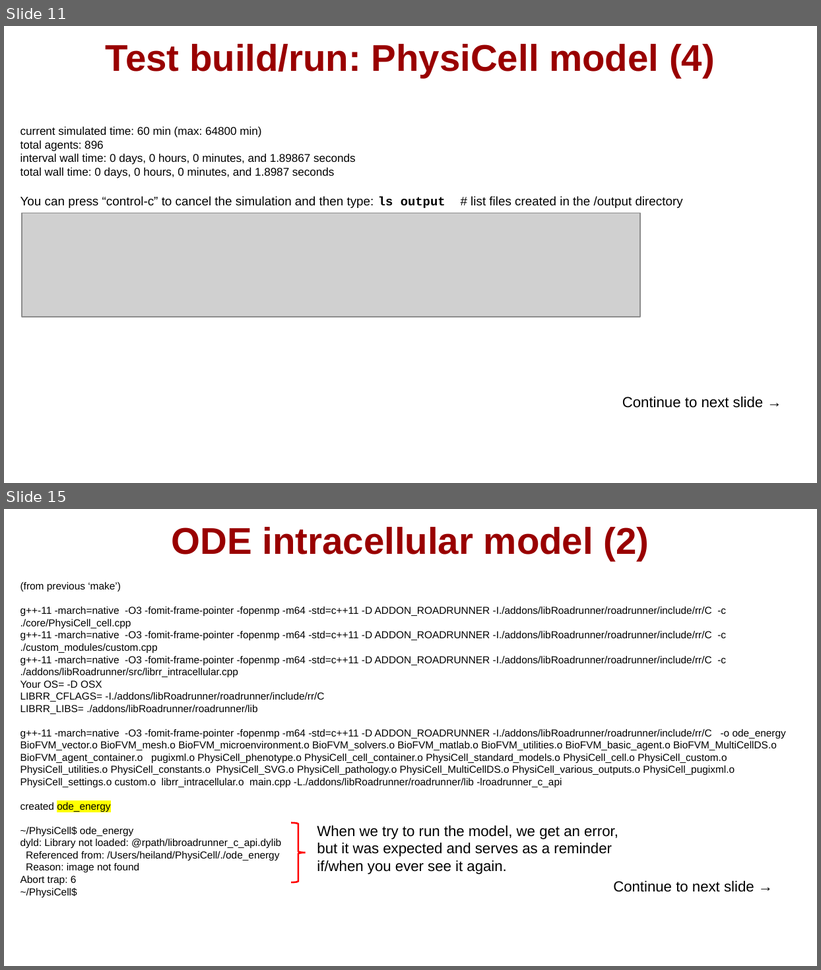
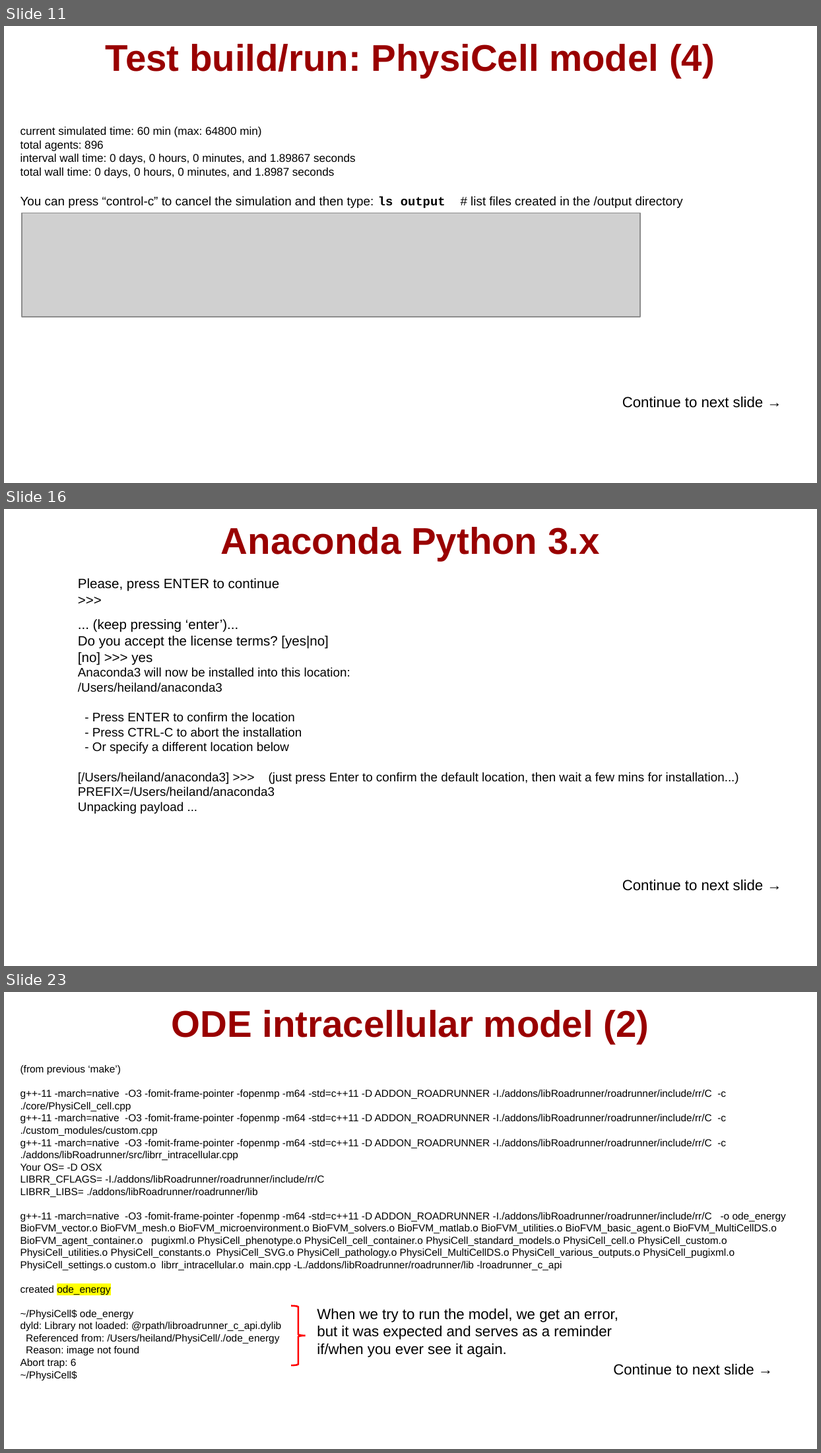
Before and after one commit to physicell-training/ws2021, a slide deck: pptx_source/PhysiCell_ws2021_macOS_setup.pptx. Shown one above the other, each under a label of ours: slides 11 and 15 before the commit, slides 11, 16 and 23 after it; the slides between them are not shown. The pictures are 821x970 and 821x1453 pixels, drawn with LibreOffice and Linux fonts; fonts in the diff are those of the drawing; grey boxes stand for pictures; background and template pictures are left out. Boxes give left, top, right and bottom in pixels: in the first picture for what was removed or moved away, otherwise in the second. Text is boxed around its words. In the diff, an @@ line names an element or a change of style, - is before the commit and + after.

```diff
--- a/pptx_source/PhysiCell_ws2021_macOS_setup.pptx
+++ b/pptx_source/PhysiCell_ws2021_macOS_setup.pptx
@@ slide 16 added at (4,509,817,966), background #FFFFFF @@
@@ title added at (221,527,599,560), 33 pt, text #990000, bold @@
+Anaconda Python 3.x
@@ text added at (78,578,739,814), 11 pt, text #000000 @@
+Please, press ENTER to continue
+>>>
+... (keep pressing ‘enter’)...
+Do you accept the license terms? [yes|no]
+[no] >>> yes
+Anaconda3 will now be installed into this location:
+/Users/heiland/anaconda3
+- Press ENTER to confirm the location
+- Press CTRL-C to abort the installation
+- Or specify a different location below
+[/Users/heiland/anaconda3] >>> (just press Enter to confirm the default location, then wait a few mins for installation...)
+PREFIX=/Users/heiland/anaconda3
+Unpacking payload ...
@@ text added at (622,880,764,891), 13 pt, text #000000 @@
+Continue to next slide →
@@ what was slide 15 is now slide 23 @@
```
Also in this commit, not shown: 4 slides changed, 8 other slides added.
